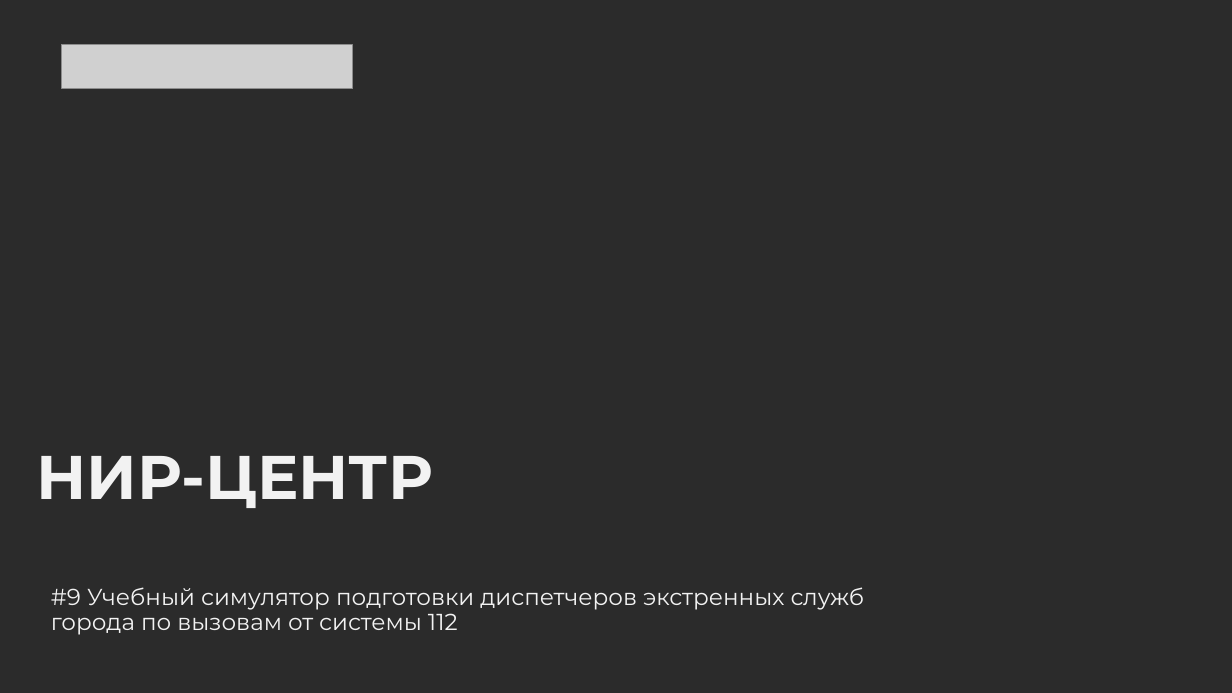
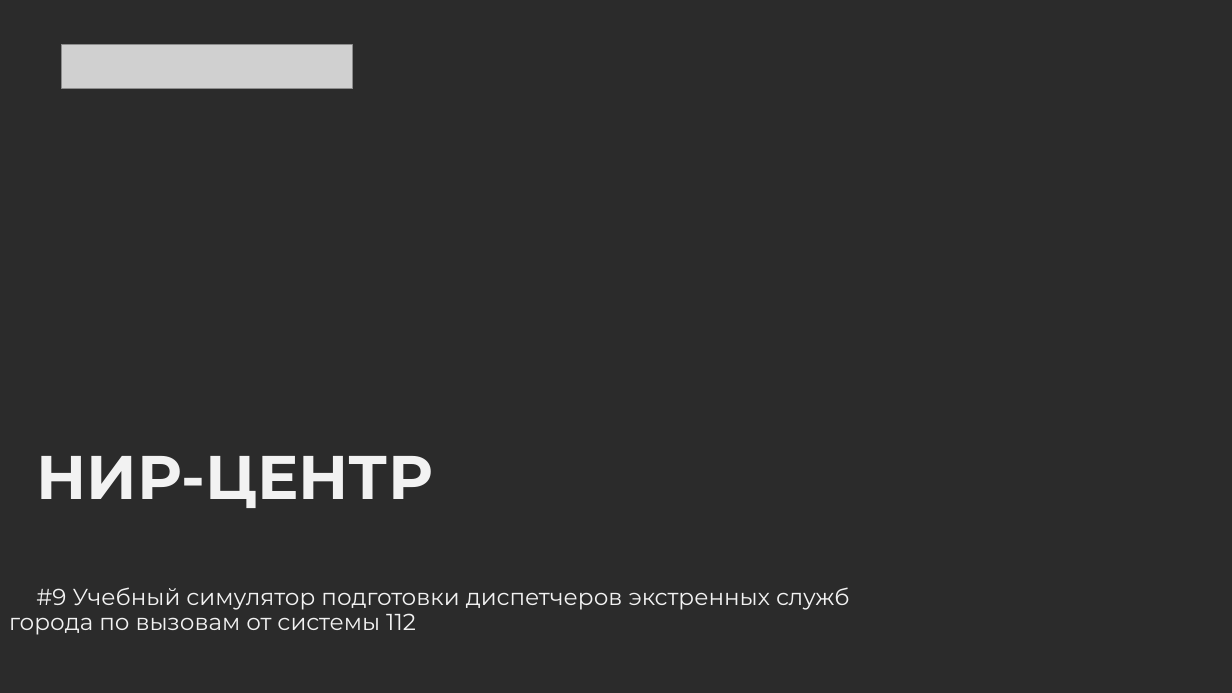
Before and after one commit to aleksandrukbogdan/112, a slide deck: slide 1 of docs/НИР-ЦЕНТР Кейс №9.pptx. Drawn at 1232x693 pixels with LibreOffice and Linux fonts; fonts in the diff are those of the drawing; grey boxes stand for pictures; background and template pictures are left out; a plain dark background stands for a picture behind light text. Boxes give left, top, right and bottom in pixels: in the first picture for what was removed or moved away, otherwise in the second. Text is boxed around its words. In the diff, an @@ line names an element or a change of style, - is before the commit and + after.

Commit message:
Обновить презентацию кейса НИР-ЦЕНТР №9.

```diff
--- a/docs/НИР-ЦЕНТР Кейс №9.pptx
+++ b/docs/НИР-ЦЕНТР Кейс №9.pptx
@@ text "#9 Учебный симулятор подготовки диспетчеров ...": place and size @@
-text "#9 Учебный симулятор подготовки диспетчеров ..." at <box>51,587,865,635</box>
+text "#9 Учебный симулятор подготовки диспетчеров ..." at <box>9,587,850,635</box>
@@ text "#9 Учебный симулятор подготовки диспетчеров ..." at <box>9,587,850,635</box>: indent changed @@
```
Also in this commit, not shown: 3 other slides changed.
